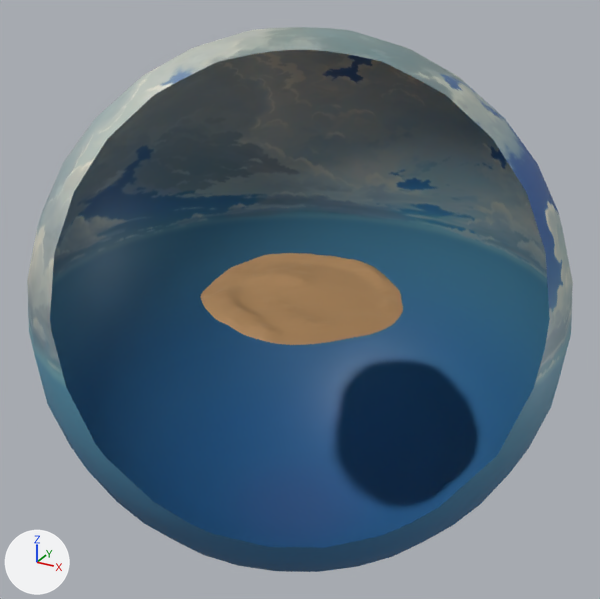
One commit to the glTF model frontend/public/assets/environment/hub.glb: the scene before it, then after it.
The view is the same before and after, from a camera (50 mm lens) standing at (278.0, -510.0, 257.0) and looking at (-5.0, 5.0, 0.0). The lights are fixed; the arrows at lower left show +X, +Y and +Z. The picture after the commit comes second. Everything nearer to the camera than a plane just in front of the edit is cut away. Where no turn or scale is listed for an object, it has been applied to the vertices.

Script lines for the objects in view, before the commit:
```python
me_plane_009 = bpy.data.meshes.new('Plane.009')
me_plane_009.from_pydata(...)  # 16641 vertices, 32768 faces; spans x -88.0..74.0, y -78.0..91.0, z 0.0..7.0
me_plane_009.materials.append(mat_floor)
me_sphere = bpy.data.meshes.new('Sphere')
me_sphere.from_pydata(...)  # a UV sphere (32 segments, 16 rings, poles along z) spanning x -200.0..200.0, y -200.0..200.0, z -200.0..200.0
me_sphere.materials.append(mat_sky)  # picture img_sky_19_2k
ob_ground = bpy.data.objects.new('ground', me_plane_009)
ob_ground.location = (0.0, 10.0, -1.5)
ob_sky = bpy.data.objects.new('sky', me_sphere)
ob_sky.location = (-5.2, 5.0, 0.0)
```
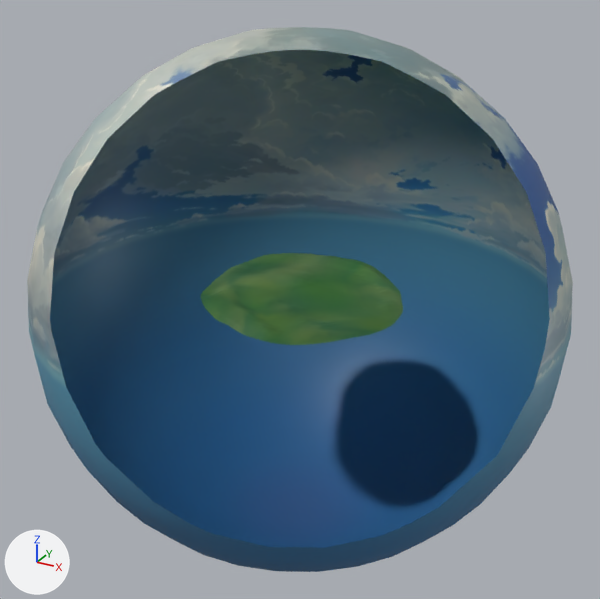
Commit message: feat: change ground material with growth

Location of each change, (x1, y1, x2, y2) in pixels of the pictures (600 x 599 px):
```json
{"object": "ground", "change": "recoloured", "before": [200, 253, 403, 345], "after": [200, 253, 403, 345], "on screen": "brown to green"}
```

The change, as JSON lines over the scene's bpy script:
```json
{"op": "add", "block": "img_grass_albedo", "code": ["img_grass_albedo = load_image('Grass_Albedo', '_unpacked/Grass_Albedo', 1024, 1024, 'sRGB')"]}
{"op": "add", "block": "mat_ground", "code": ["mat_ground = bpy.data.materials.new('ground')", "# uses the picture img_grass_albedo"]}
{"block": "me_plane_009", "where": "me_plane_009.from_pydata(...)  # 16641 vertices, 32768 faces; spans x -88.0..74.0, y -78.0..91.0, z 0.0..7.0"}
{"op": "remove", "block": "me_plane_009", "code": "me_plane_009.materials.append(mat_floor)"}
{"op": "add", "block": "me_plane_009", "code": "me_plane_009.materials.append(mat_ground)"}
```
